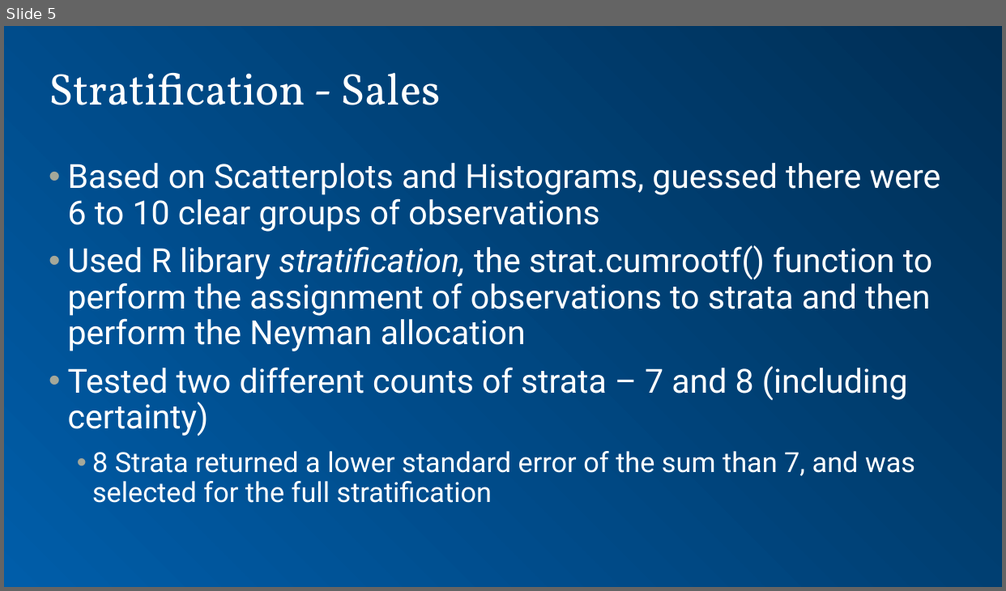
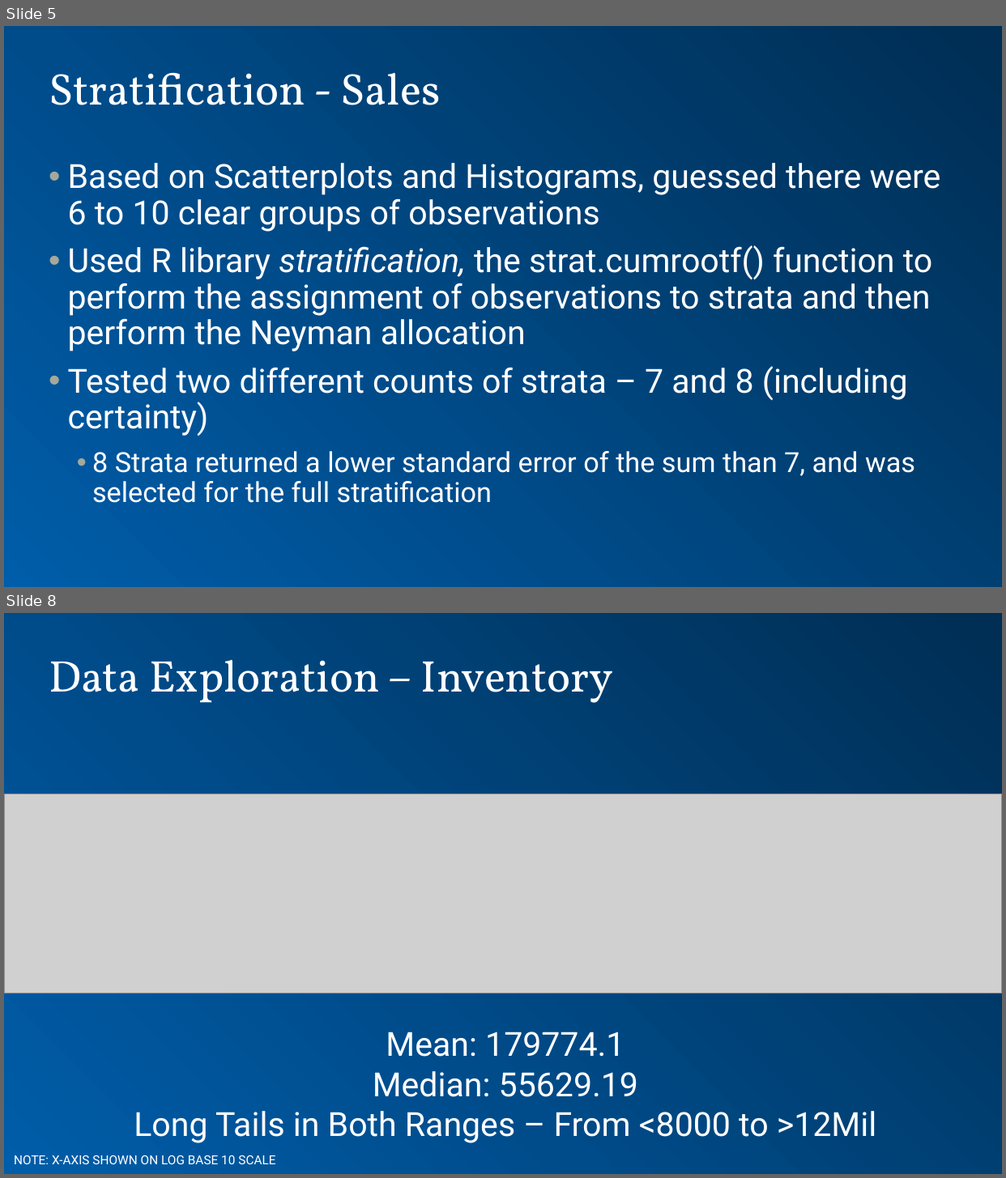
Before and after one commit to dpmurraygt/MSDS6370Project, a slide deck: presentation - Sales.pptx. Shown one above the other, each under a label of ours: slide 5 before the commit, slides 5 and 8 after it; the slides between them are not shown. The pictures are 1006x591 and 1006x1178 pixels, drawn with LibreOffice and Linux fonts; fonts in the diff are those of the drawing; grey boxes stand for pictures; background and template pictures are left out. Boxes give left, top, right and bottom in pixels: in the first picture for what was removed or moved away, otherwise in the second. Text is boxed around its words. In the diff, an @@ line names an element or a change of style, - is before the commit and + after.

```diff
--- a/presentation - Sales.pptx
+++ b/presentation - Sales.pptx
@@ slide 8 added at (4, 613, 1002, 1174), background gradient #002F54 to #005DA9 @@
@@ title added at (49, 660, 613, 703), 32 pt, text #FFFFFF @@
+Data Exploration – Inventory
@@ picture added at (4, 794, 1002, 993) @@
@@ text added at (134, 1032, 876, 1144), 24 pt, text #FFFFFF @@
+Mean: 179774.1
+Median: 55629.19
+Long Tails in Both Ranges – From <8000 to >12Mil
@@ text added at (14, 1156, 275, 1165), 9 pt, text #FFFFFF @@
+NOTE: X-AXIS SHOWN ON LOG BASE 10 SCALE
```
Also in this commit, not shown: 1 slide changed, 6 other slides added.
